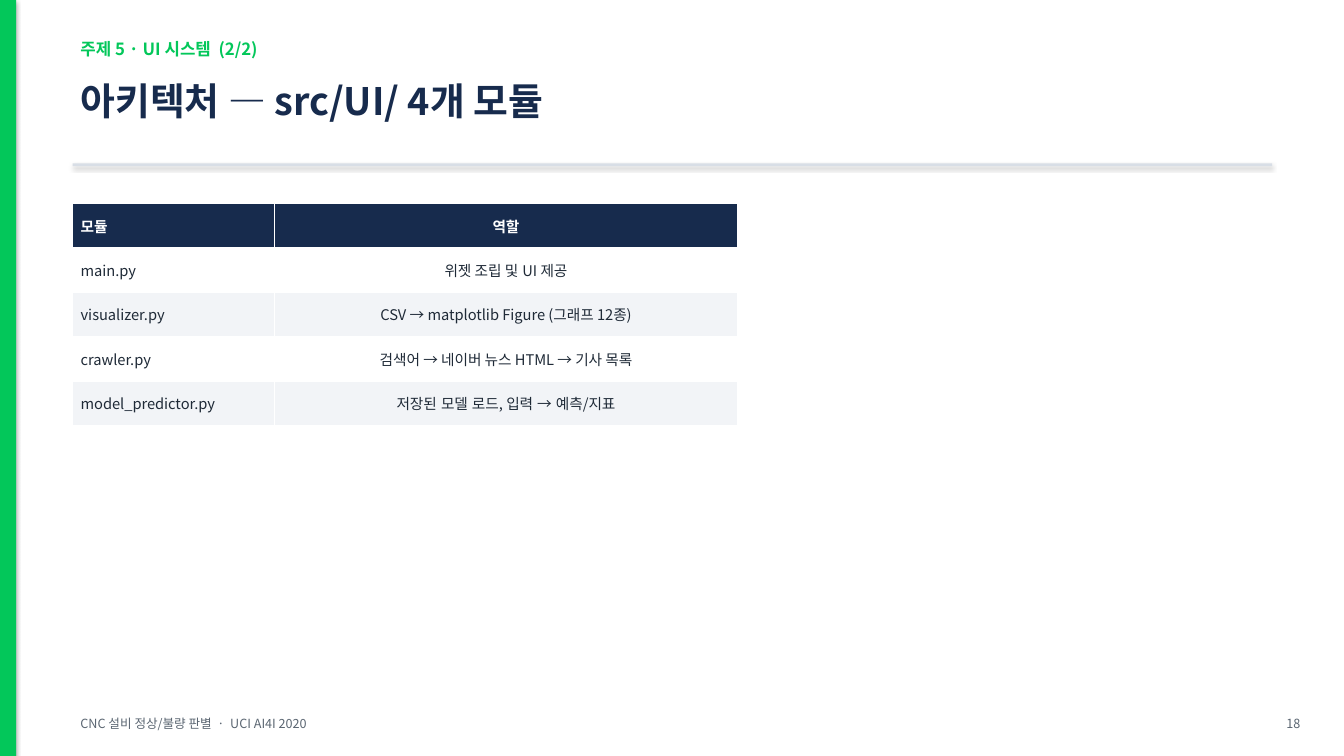
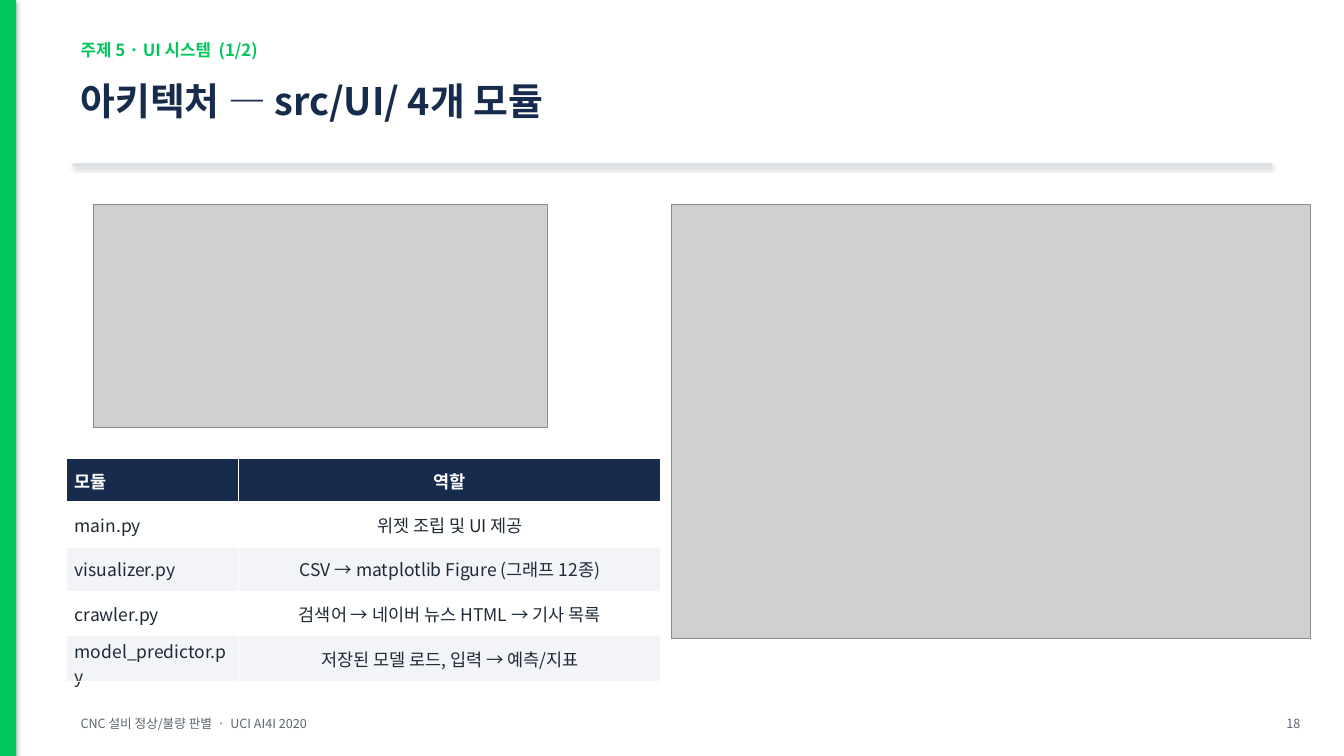
Before and after one commit to hmy7788/python_data_analyze, a slide deck: slide 20 of 발표자료_CNC설비_정상불량판별.pptx (slide 16 before the commit). Drawn at 1344x756 pixels with LibreOffice and Linux fonts; fonts in the diff are those of the drawing; grey boxes stand for pictures. Boxes give left, top, right and bottom in pixels: in the first picture for what was removed or moved away, otherwise in the second. Text is boxed around its words. In the diff, an @@ line names an element or a change of style, - is before the commit and + after.

```diff
--- a/발표자료_CNC설비_정상불량판별.pptx
+++ b/발표자료_CNC설비_정상불량판별.pptx
@@ text at <box>81,42,258,60</box>: text changed @@
-주제 5 · UI 시스템 (2/2)
+주제 5 · UI 시스템 (1/2)
@@ picture added at <box>94,205,547,429</box> @@
@@ picture added at <box>671,205,1311,638</box> @@
@@ table at <box>67,459,661,756</box> @@
@@ size 10.5 to 12.5 pt @@
@@ table: place and size @@
-table at <box>73,204,738,425</box>
+table at <box>67,459,661,756</box>
```
Also in this commit, not shown: 16 other slides changed, 5 slides added, 1 slide removed, 3 other files.
